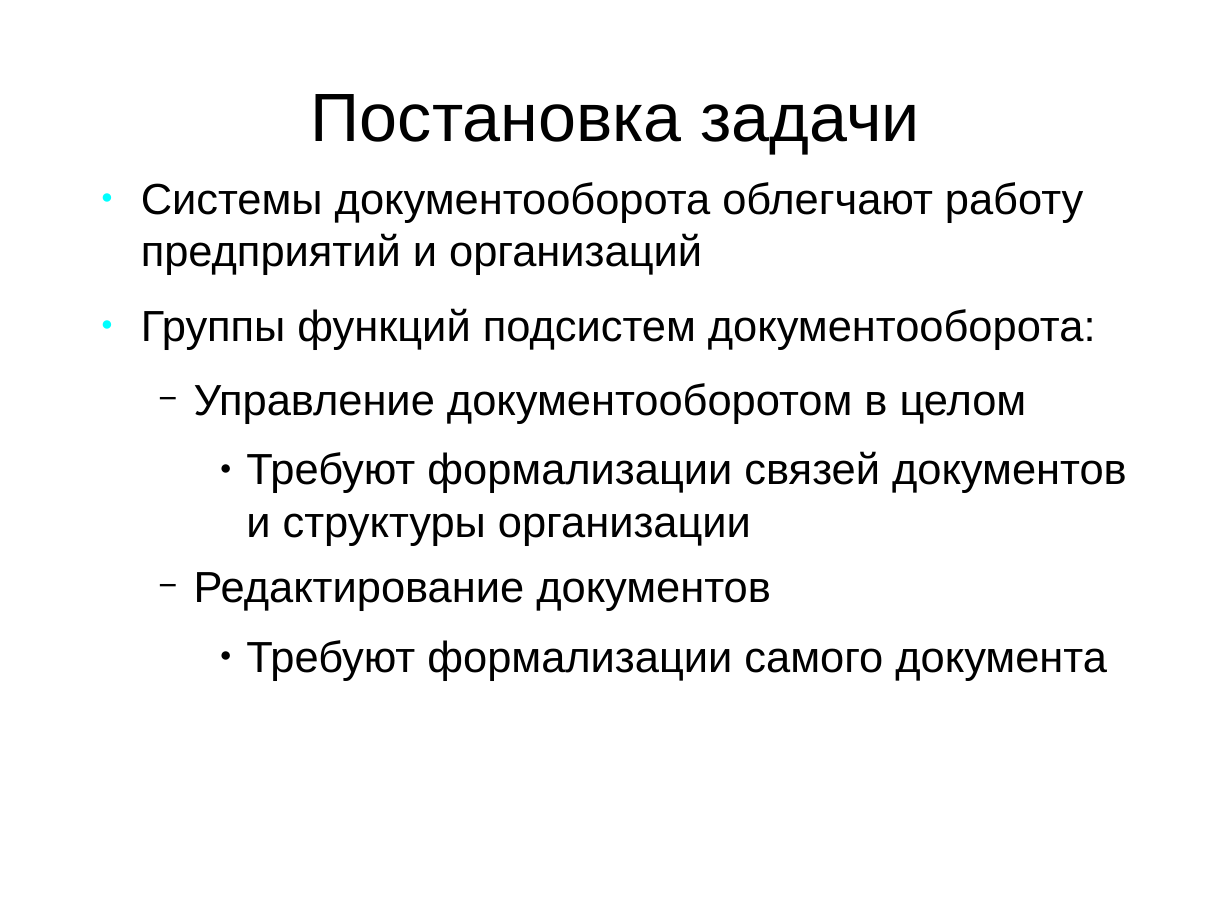
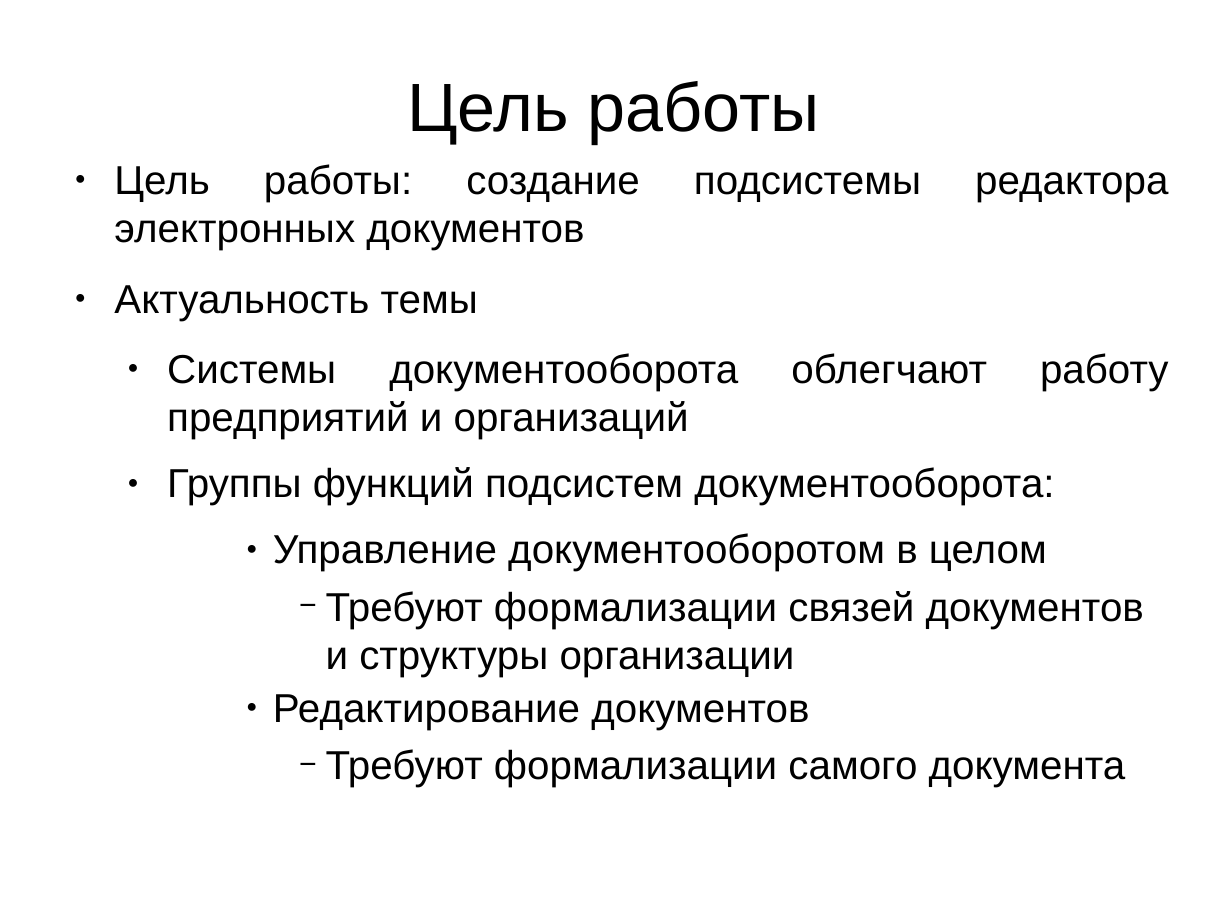
Before and after one commit to aeremenok/a-team-777, a slide deck: slide 2 of diploma/eav/diploma/demo.odp. Drawn at 1232x924 pixels with LibreOffice and Linux fonts; fonts in the diff are those of the drawing. Boxes give left, top, right and bottom in pixels: in the first picture for what was removed or moved away, otherwise in the second. Text is boxed around its words. In the diff, an @@ line names an element or a change of style, - is before the commit and + after.

```diff
--- a/diploma/eav/diploma/demo.odp
+++ b/diploma/eav/diploma/demo.odp
@@ title added at (x1=407, y1=81, x2=820, y2=144), 44 pt, text #000000 @@
+Цель работы
@@ title removed at (x1=311, y1=94, x2=920, y2=153) @@
-Постановка задачи
@@ text "Цель работы: создание подсистемы редактора ..." moved from (x1=141, y1=182, x2=1127, y2=681) to (x1=114, y1=164, x2=1168, y2=787) @@
@@ text at (x1=114, y1=164, x2=1168, y2=321): paragraphs added @@
+● Цель работы: создание подсистемы редактора электронных документов
+● Актуальность темы
@@ text at (x1=167, y1=353, x2=1144, y2=787): size 28 to 26 pt in "Системы документооборота облегчают работу предприятий и орга ...", "Группы функций подсистем документооборота:", "Управление документооборотом в целом", "Требуют формализации связей документов и структуры организац ..." and 2 more places; alignment left to justified; list level 1 to 2 in "Системы документооборота облегчают работу предприятий ..."; bullet colour #00FFFF to #000000; list level 1 to 2 in "Группы функций подсистем документооборота:"; bullet − to ●; list level 2 to 4 in "Управление документооборотом в целом"; bullet ● to −; list level 3 to 5 in "Требуют формализации связей документов и ..."; list level 2 to 4 in "Редактирование документов"; list level 3 to 5 in "Требуют формализации самого документа" @@
```
Also in this commit, not shown: 8 other slides changed.
